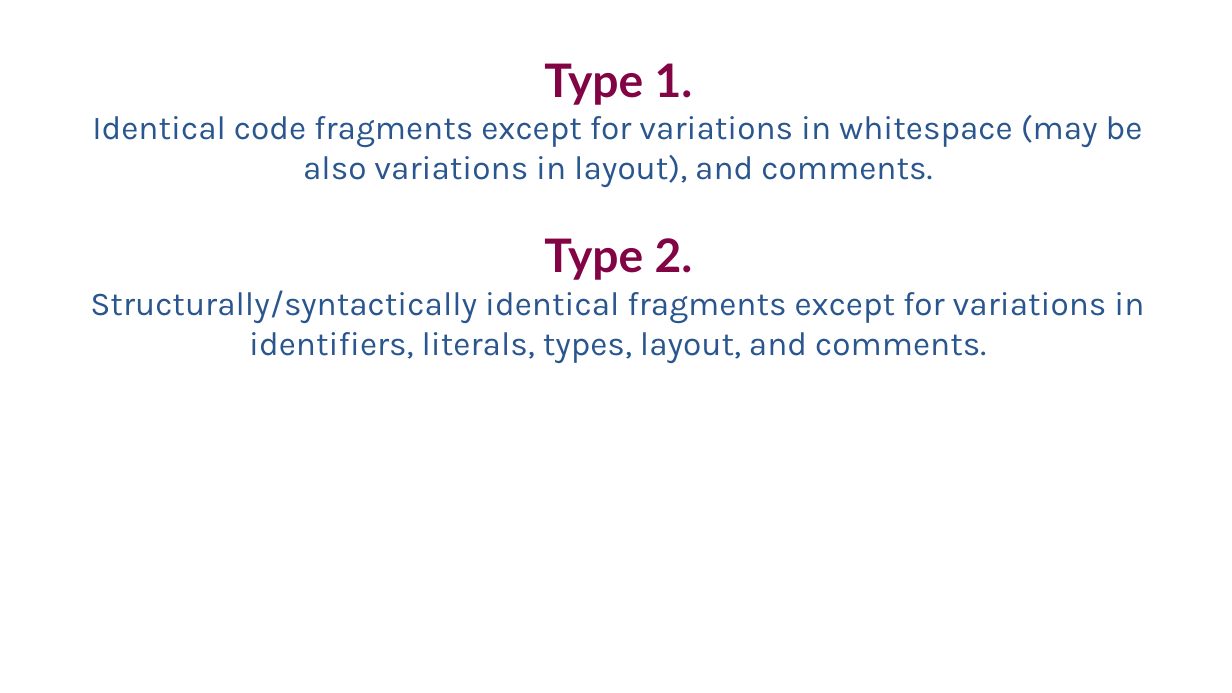
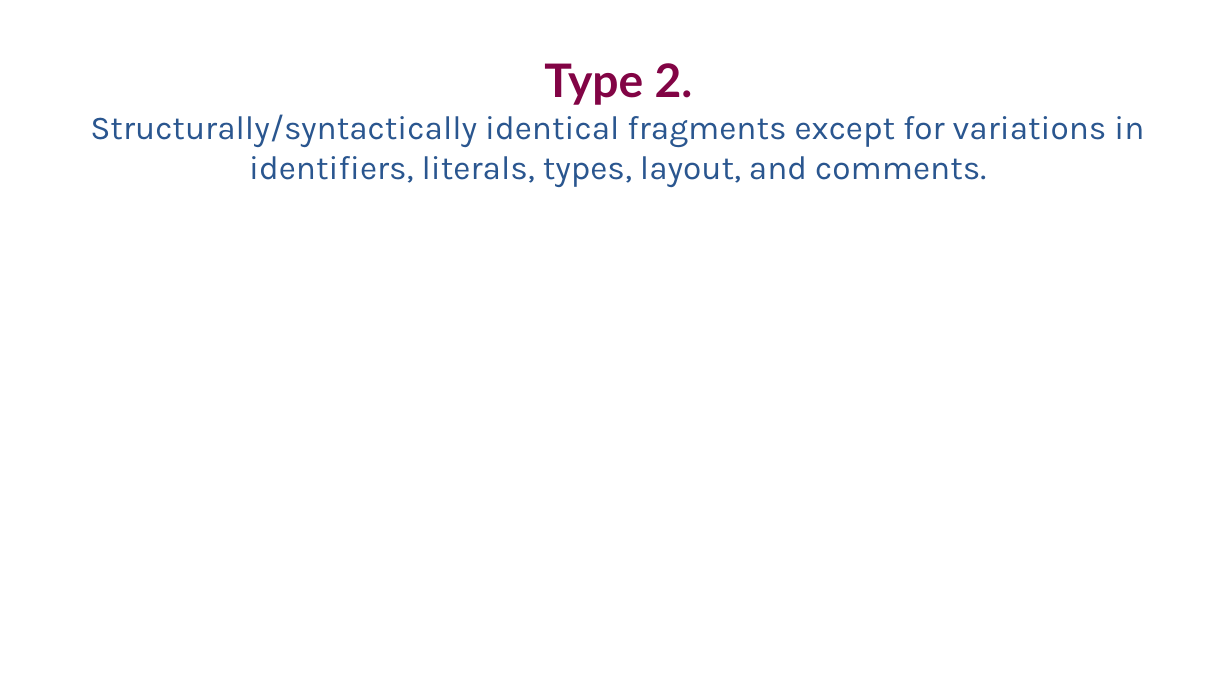
Before and after one commit to SimonBaars/Master-Thesis-Simon-Baars, a slide deck: slide 20 of presentations/FinalPresentation.odp (slide 32 before the commit). Drawn at 1232x693 pixels with LibreOffice and Linux fonts; fonts in the diff are those of the drawing. Boxes give left, top, right and bottom in pixels: in the first picture for what was removed or moved away, otherwise in the second. Text is boxed around its words. In the diff, an @@ line names an element or a change of style, - is before the commit and + after.

```diff
--- a/presentations/FinalPresentation.odp
+++ b/presentations/FinalPresentation.odp
@@ free "Type 2.": place and size @@
-free "Type 2." at bbox=[51, 46, 1186, 366]
+free "Type 2." at bbox=[51, 46, 1186, 190]
@@ text in free at bbox=[92, 63, 1143, 187]: paragraphs removed @@
-Type 1.
-Identical code fragments except for variations in whitespace (may be also variations in layout), and comments.
```
Also in this commit, not shown: 3 other slides changed, 2 slides added, 29 slides removed, 1 other file.
